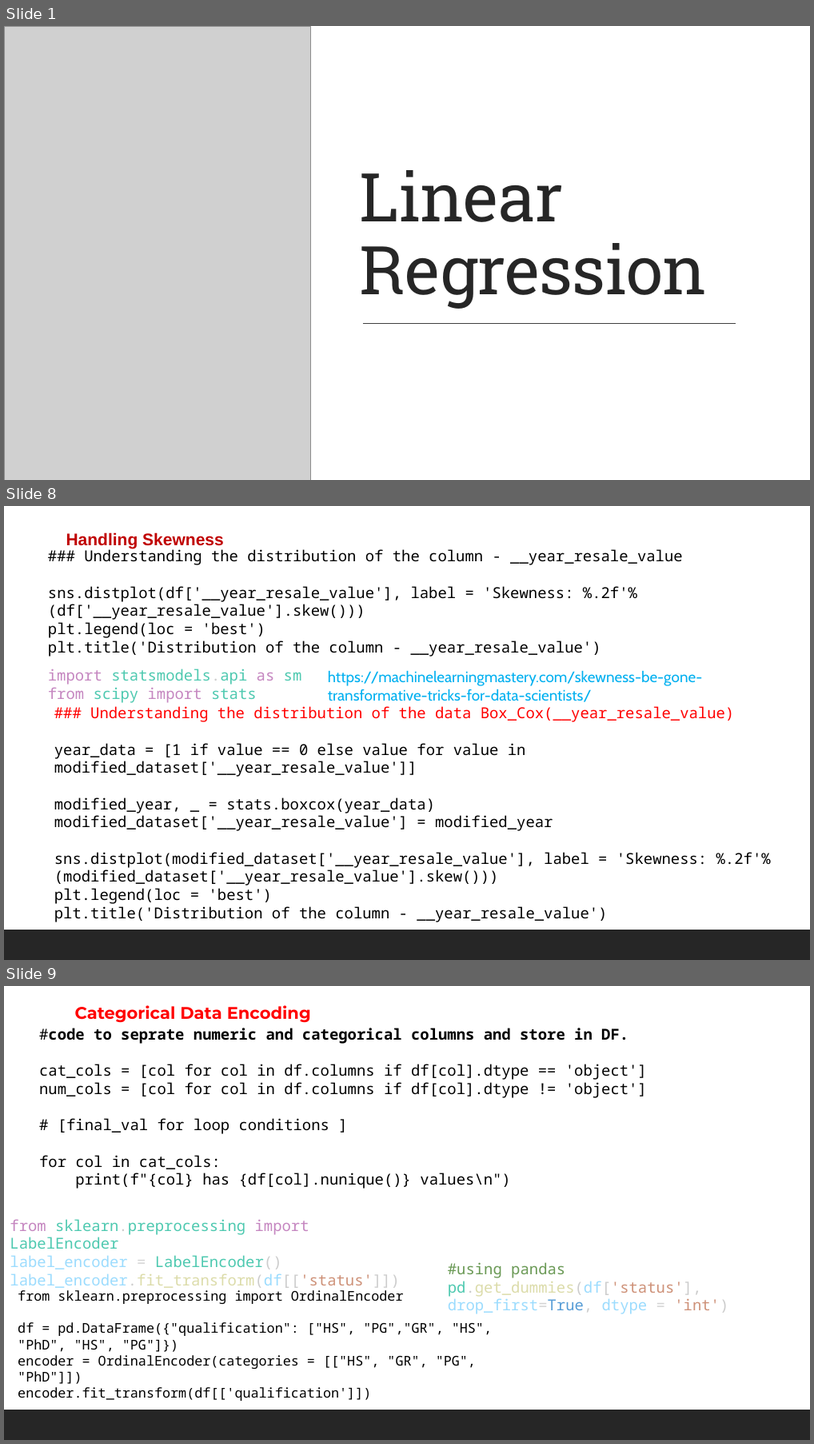
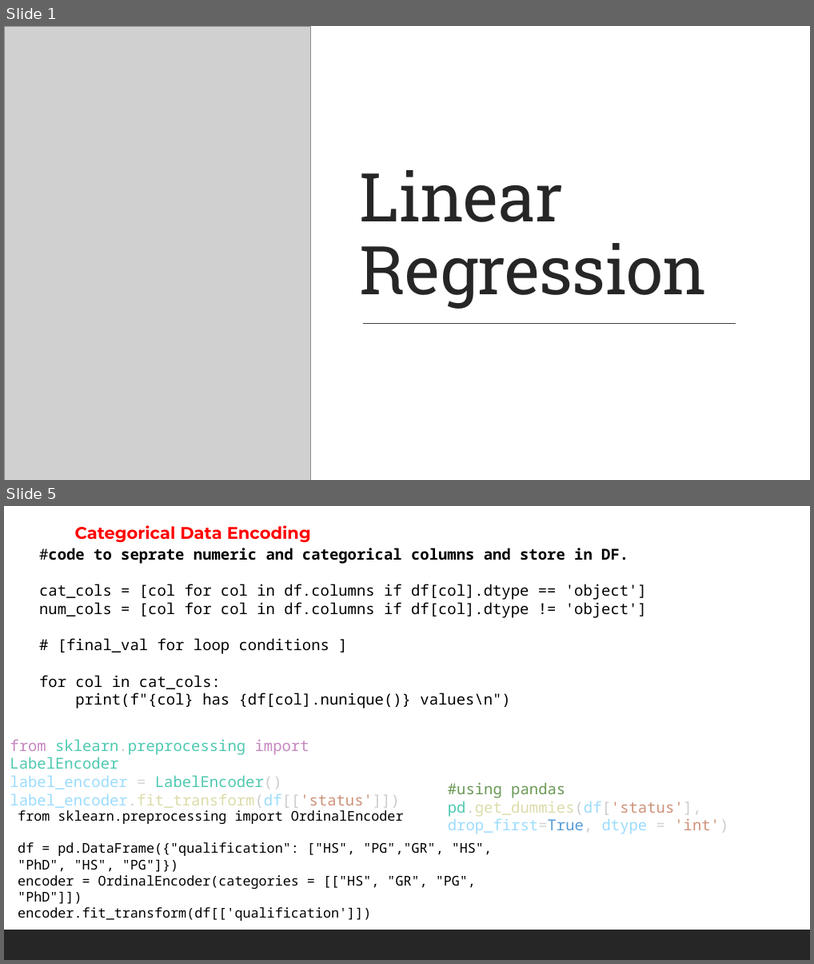
Before and after one commit to shahil04/ds_materials, a slide deck: 8.0_Machine Learning/ml_class/ml_class_notes/class_2_Linear Regression_class_2.pptx. Shown one above the other, each under a label of ours: slides 1, 8 and 9 before the commit, slides 1 and 5 after it; the slides between them are not shown. The pictures are 814x1444 and 814x964 pixels, drawn with LibreOffice and Linux fonts; fonts in the diff are those of the drawing; grey boxes stand for pictures. Boxes give left, top, right and bottom in pixels: in the first picture for what was removed or moved away, otherwise in the second. Text is boxed around its words. In the diff, an @@ line names an element or a change of style, - is before the commit and + after.

```diff
--- a/8.0_Machine Learning/ml_class/ml_class_notes/class_2_Linear Regression_class_2.pptx
+++ b/8.0_Machine Learning/ml_class/ml_class_notes/class_2_Linear Regression_class_2.pptx
@@ slide 8 removed at bbox=[4, 506, 810, 960], background #FFFFFF; not listed: 1 template element that a slide beside it also shows @@
@@ text removed at bbox=[48, 547, 682, 656] @@
-### Understanding the distribution of the column - __year_resale_value
-sns.distplot(df['__year_resale_value'], label = 'Skewness: %.2f'%(df['__year_resale_value'].skew()))
-plt.legend(loc = 'best')
-plt.title('Distribution of the column - __year_resale_value')
@@ text removed at bbox=[66, 532, 224, 549] @@
-  Handling Skewness
@@ text removed at bbox=[48, 668, 302, 703] @@
-import statsmodels.api as sm
-from scipy import stats
@@ text removed at bbox=[328, 670, 702, 702] @@
-https://machinelearningmastery.com/skewness-be-gone-transformative-tricks-for-data-scientists/
@@ text removed at bbox=[54, 706, 771, 922] @@
-### Understanding the distribution of the data Box_Cox(__year_resale_value)
-year_data = [1 if value == 0 else value for value in modified_dataset['__year_resale_value']]
-modified_year, _ = stats.boxcox(year_data)
-modified_dataset['__year_resale_value'] = modified_year
-sns.distplot(modified_dataset['__year_resale_value'], label = 'Skewness: %.2f'%(modified_dataset['__year_resale_value'].skew()))
-plt.legend(loc = 'best')
-plt.title('Distribution of the column - __year_resale_value')
@@ what was slide 9 is now slide 5 @@
```
Also in this commit, not shown: 4 slides changed, 4 other slides removed, 54 other files.
